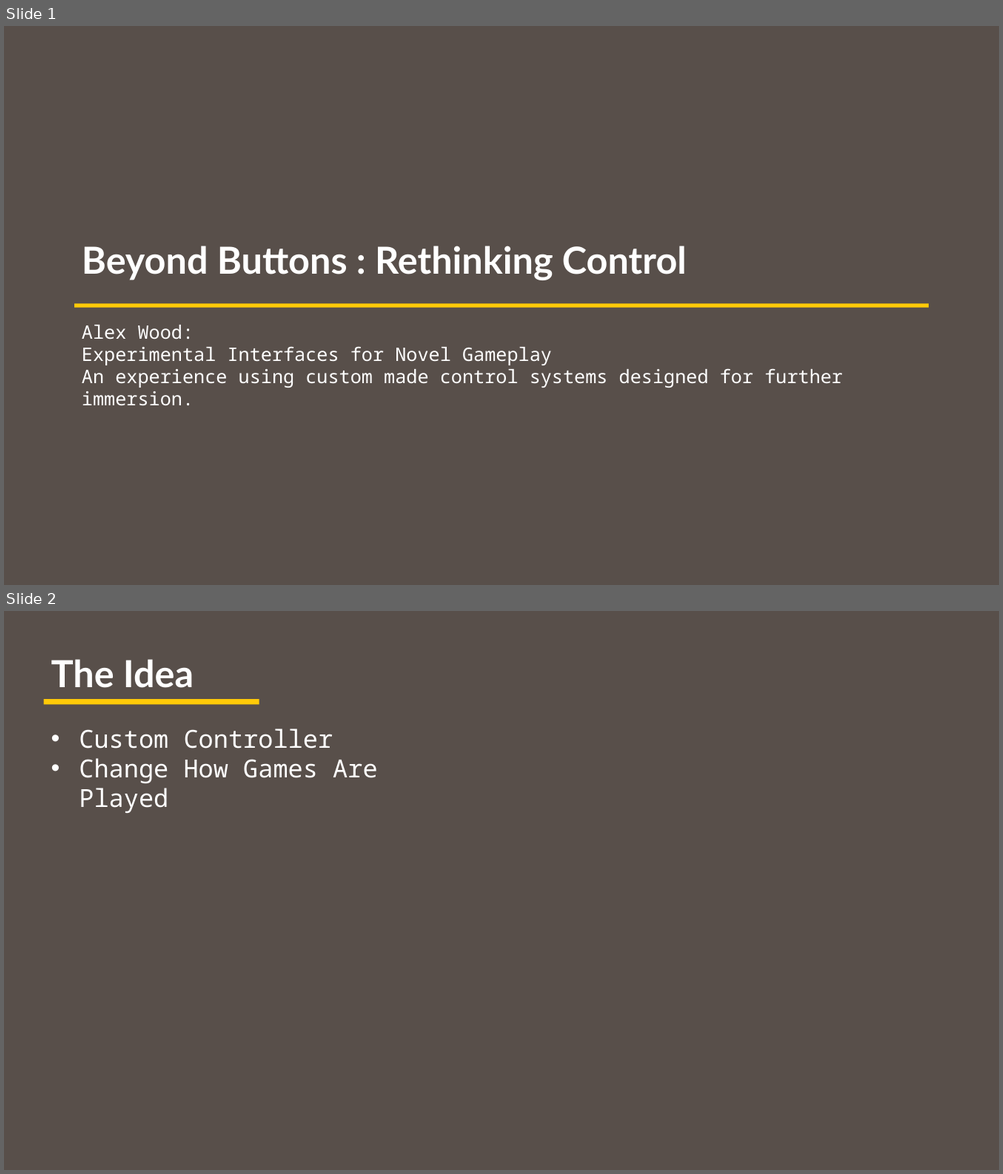
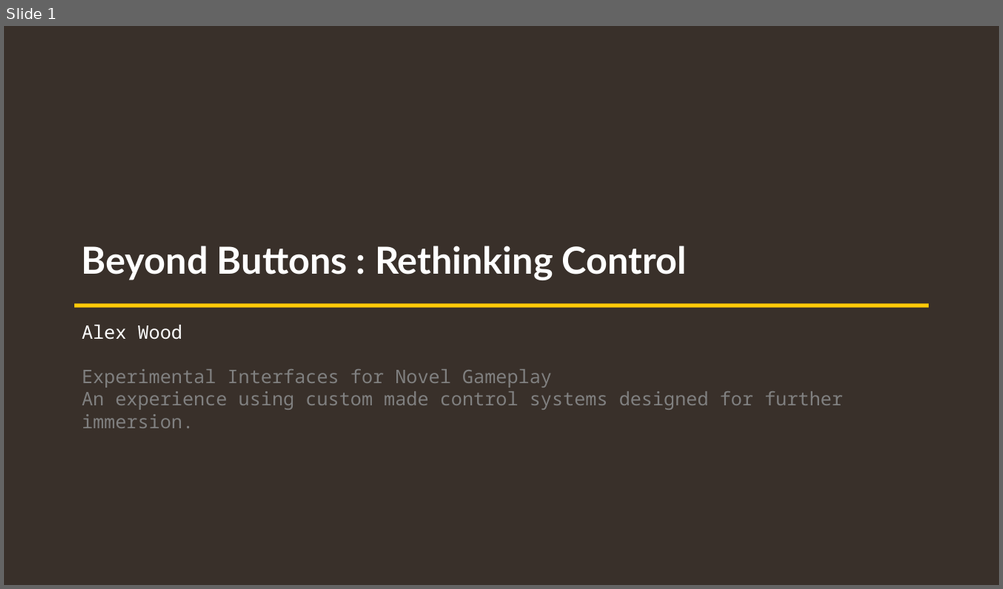
Before and after one commit to Astarrix/Beyond-Buttons, a slide deck: Project/FYP Presentation.pptx. Shown one above the other, each under a label of ours: slides 1 and 2 before the commit, slide 1 after it. The pictures are 1003x1174 and 1003x589 pixels, drawn with LibreOffice and Linux fonts; fonts in the diff are those of the drawing. Boxes give left, top, right and bottom in pixels: in the first picture for what was removed or moved away, otherwise in the second. Text is boxed around its words. In the diff, an @@ line names an element or a change of style, - is before the commit and + after.

```diff
--- a/Project/FYP Presentation.pptx
+++ b/Project/FYP Presentation.pptx
@@ slide 2 removed at bbox=[4, 611, 999, 1170], background #58504B @@
@@ text removed at bbox=[51, 659, 193, 688] @@
-The Idea
@@ rectangle removed at bbox=[43, 699, 259, 704] @@
@@ text removed at bbox=[79, 729, 378, 813] @@
-• Custom Controller
-• Change How Games Are Played
@@ slide 1 changed as well @@
@@ background #58504B to #39302A @@
@@ text at bbox=[82, 325, 182, 340]: text changed @@
-Alex Wood:
+Alex Wood
@@ text at bbox=[82, 369, 842, 410]: text colour #FFFFFF to #808080 @@
```
Also in this commit, not shown: 5 slides added, 1 other file.
